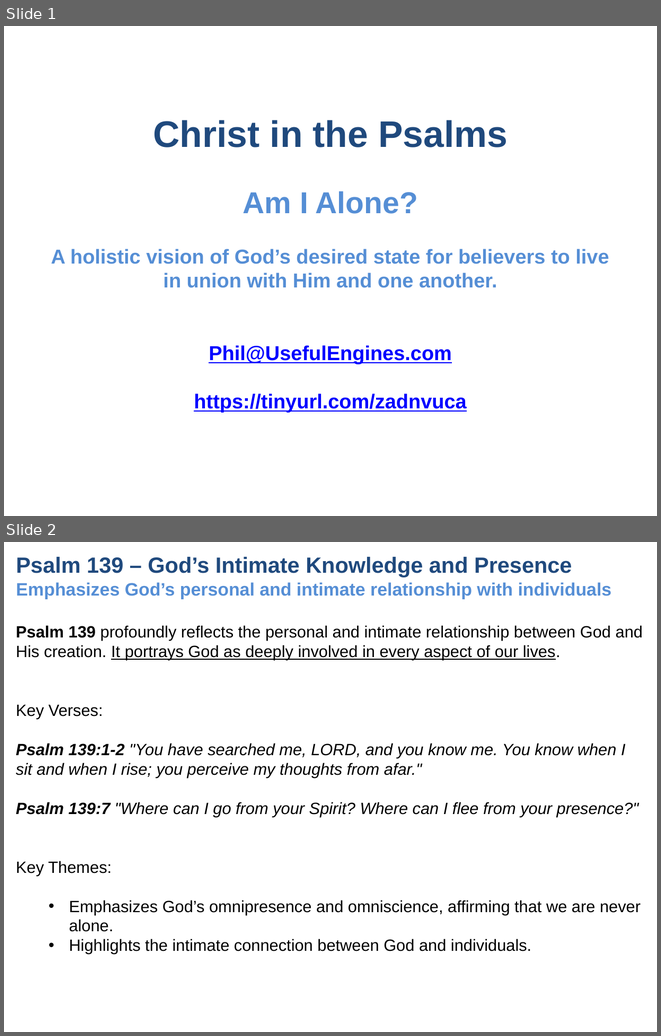
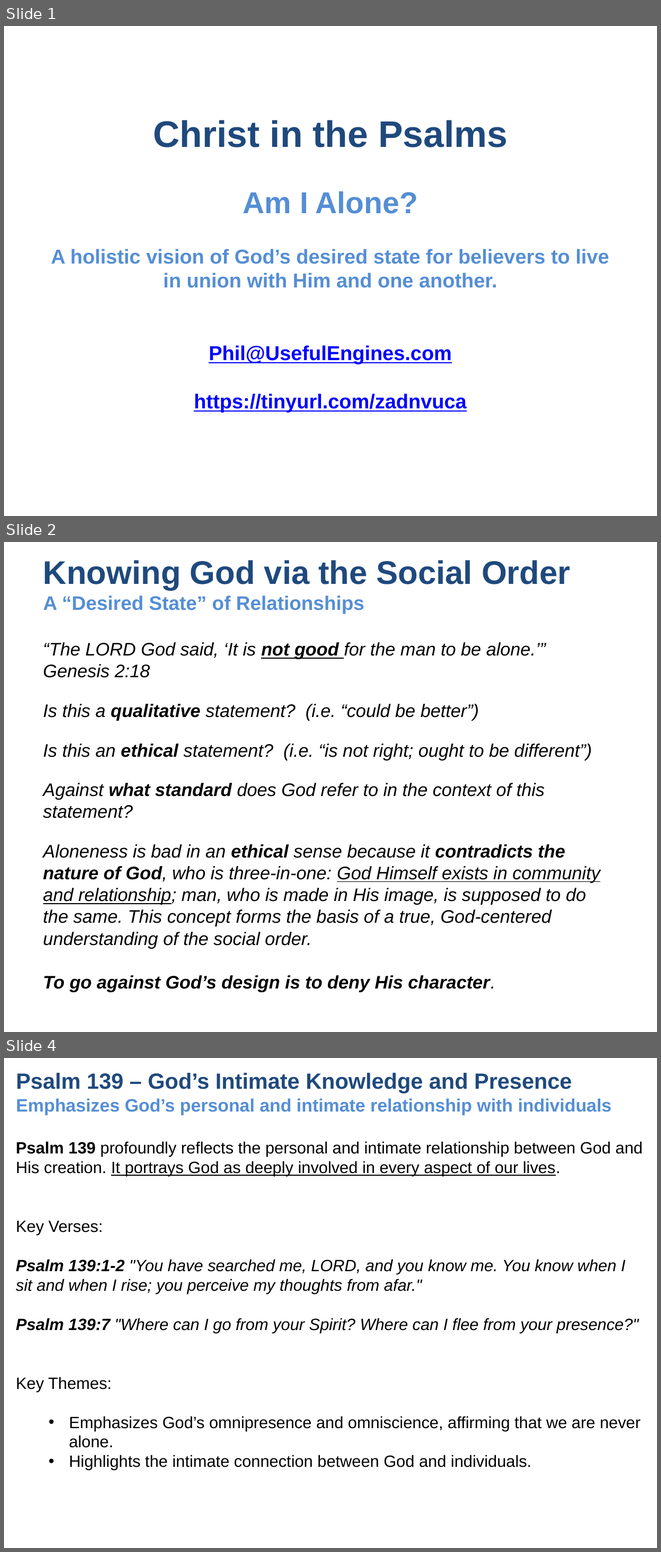
Before and after one commit to UsefulEngines/EvangelismPublic, a slide deck: 2024-Q4/2024-12-01/2024-12-01-Psalms.pptx. Shown one above the other, each under a label of ours: slides 1 and 2 before the commit, slides 1, 2 and 4 after it; the slides between them are not shown. The pictures are 661x1036 and 661x1552 pixels, drawn with LibreOffice and Linux fonts; fonts in the diff are those of the drawing. Boxes give left, top, right and bottom in pixels: in the first picture for what was removed or moved away, otherwise in the second. Text is boxed around its words. In the diff, an @@ line names an element or a change of style, - is before the commit and + after.

```diff
--- a/2024-Q4/2024-12-01/2024-12-01-Psalms.pptx
+++ b/2024-Q4/2024-12-01/2024-12-01-Psalms.pptx
@@ slide 2 added at [4, 542, 657, 1032], background #FFFFFF @@
@@ title added at [43, 560, 571, 614], 21.6 pt, text #558ED5, bold @@
+Knowing God via the Social Order
+A “Desired State” of Relationships
@@ text added at [43, 642, 546, 678], 20 pt, text #000000, italic @@
+“The LORD God said, ‘It is not good for the man to be alone.’” Genesis 2:18
@@ text added at [43, 704, 479, 721], 20 pt, text #000000, italic @@
+Is this a qualitative statement? (i.e. “could be better”)
@@ text added at [43, 743, 592, 760], 20 pt, text #000000, italic @@
+Is this an ethical statement? (i.e. “is not right; ought to be different”)
@@ text added at [43, 783, 545, 818], 20 pt, text #000000, italic @@
+Against what standard does God refer to in the context of this statement?
@@ text added at [43, 844, 600, 991], 20 pt, text #000000, italic @@
+Aloneness is bad in an ethical sense because it contradicts the nature of God, who is three-in-one: God Himself exists in community and relationship; man, who is made in His image, is supposed to do the same. This concept forms the basis of a true, God-centered understanding of the social order.
+To go against God’s design is to deny His character.
@@ what was slide 2 is now slide 4 @@
```
Also in this commit, not shown: 2 slides changed, 3 other slides added, 2 other files.
